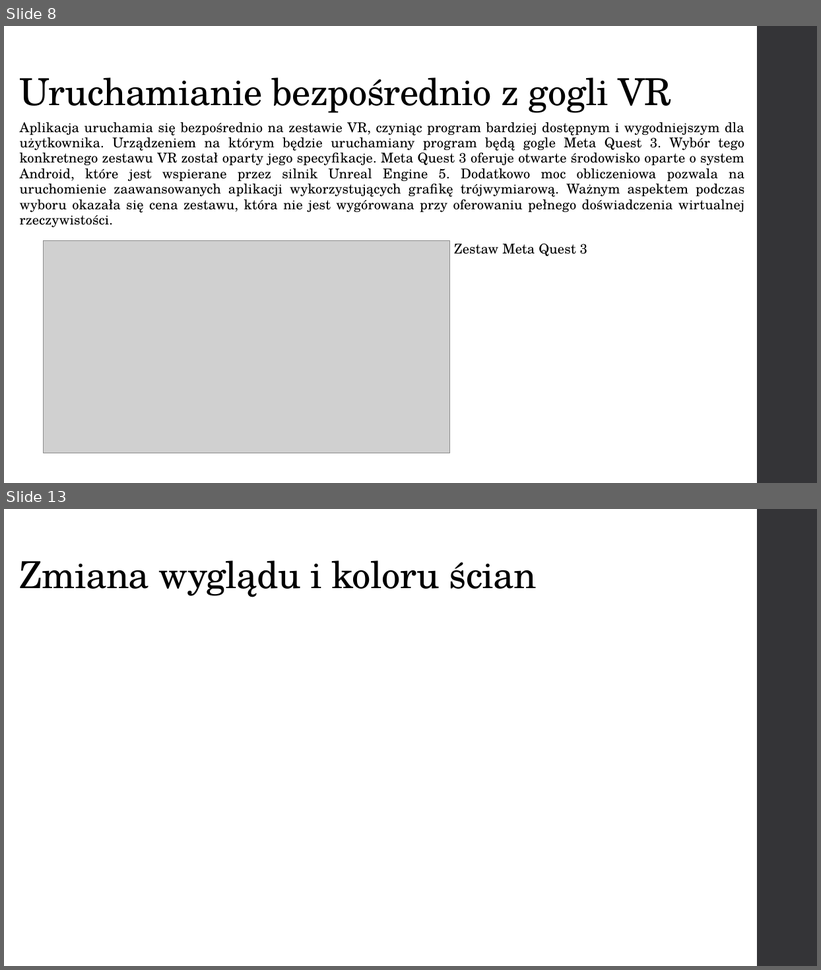
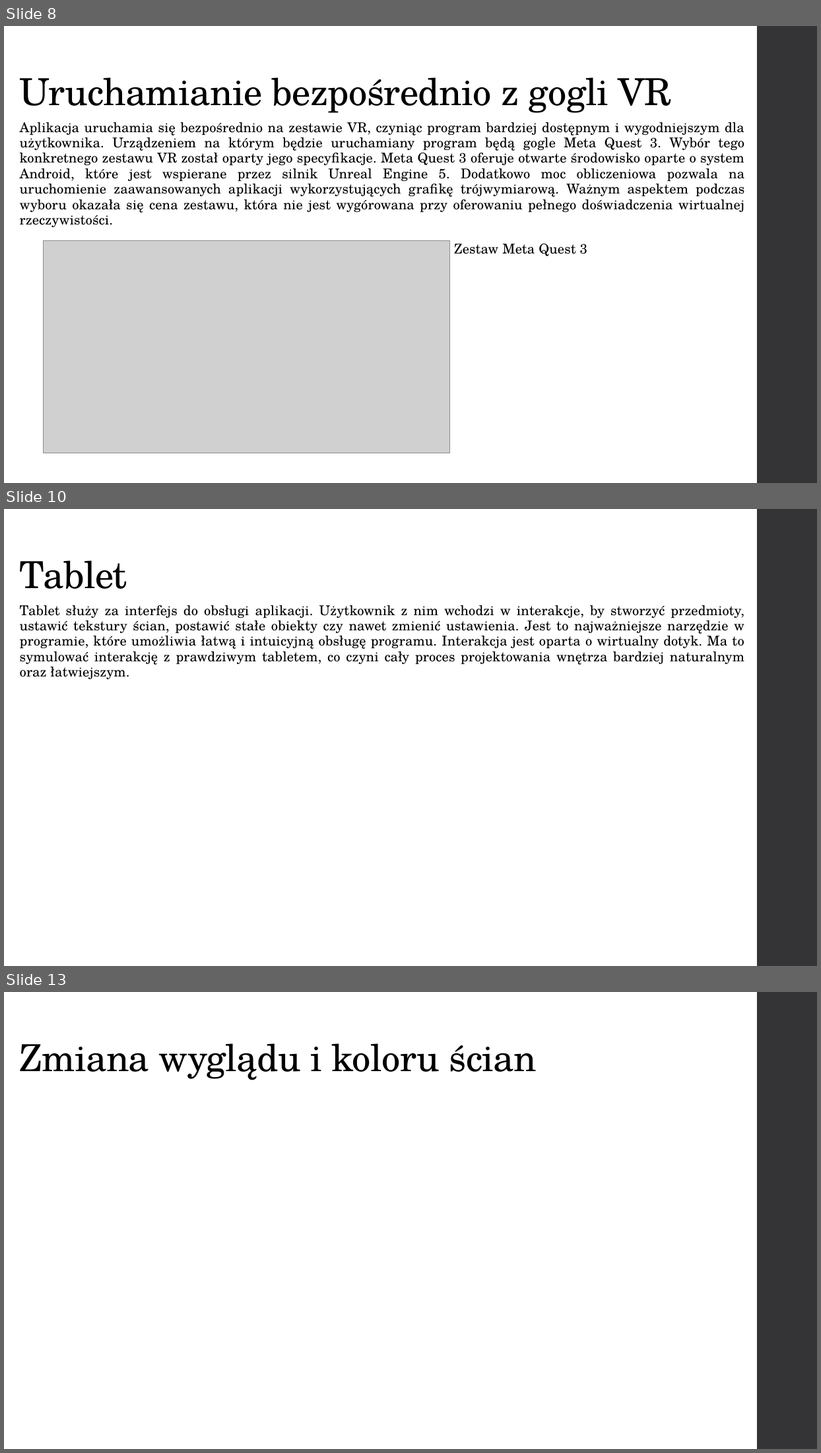
Before and after one commit to GlitchedGuest/PracaInzynieryjska, a slide deck: PrezentacjaAndrzejParuch.pptx. Shown one above the other, each under a label of ours: slides 8 and 13 before the commit, slides 8, 10 and 13 after it; the slides between them are not shown. The pictures are 821x970 and 821x1453 pixels, drawn with LibreOffice and Linux fonts; fonts in the diff are those of the drawing; grey boxes stand for pictures. Boxes give left, top, right and bottom in pixels: in the first picture for what was removed or moved away, otherwise in the second. Text is boxed around its words. In the diff, an @@ line names an element or a change of style, - is before the commit and + after.

```diff
--- a/PrezentacjaAndrzejParuch.pptx
+++ b/PrezentacjaAndrzejParuch.pptx
@@ slide 10 added at [4, 509, 817, 966], background #FFFFFF; not listed: 1 template element that a slide beside it also shows @@
@@ title added at [20, 560, 127, 589], 44 pt, text #000000 @@
+Tablet
@@ text added at [20, 605, 745, 679], 16 pt, text #000000 @@
+Tablet służy za interfejs do obsługi aplikacji. Użytkownik z nim wchodzi w interakcje, by stworzyć przedmioty, ustawić tekstury ścian, postawić stałe obiekty czy nawet zmienić ustawienia. Jest to najważniejsze narzędzie w programie, które umożliwia łatwą i intuicyjną obsługę programu. Interakcja jest oparta o wirtualny dotyk. Ma to symulować interakcję z prawdziwym tabletem, co czyni cały proces projektowania wnętrza bardziej naturalnym oraz łatwiejszym.
```
Also in this commit, not shown: 3 slides changed, 2 slides removed.
